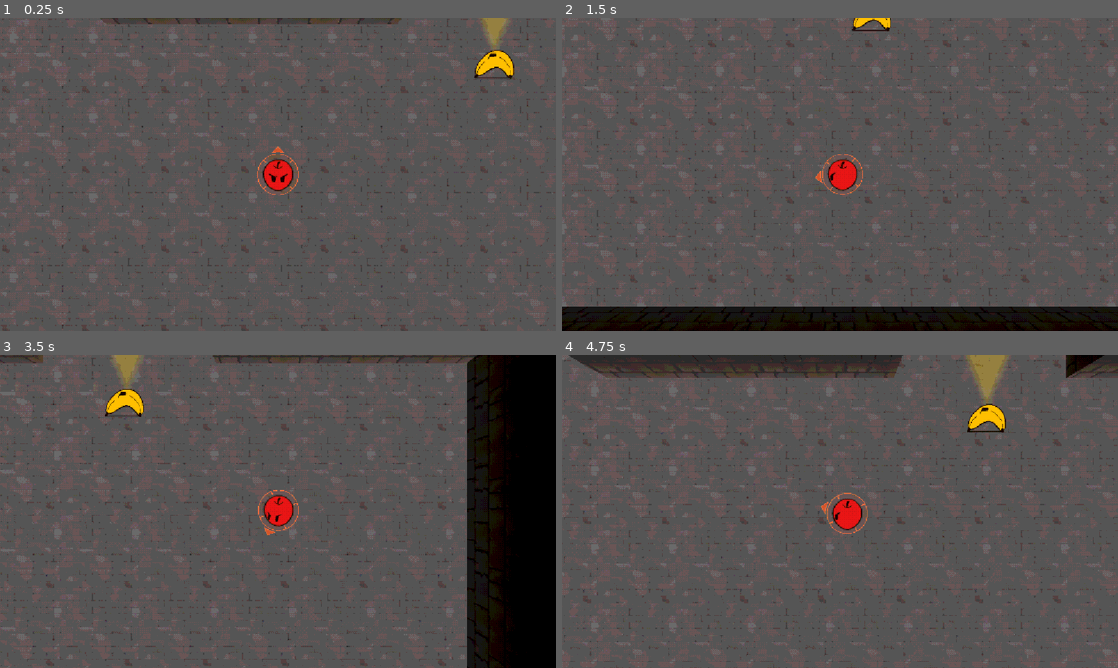
Above: before the commit, frames 1-4 (two rows, left to right).
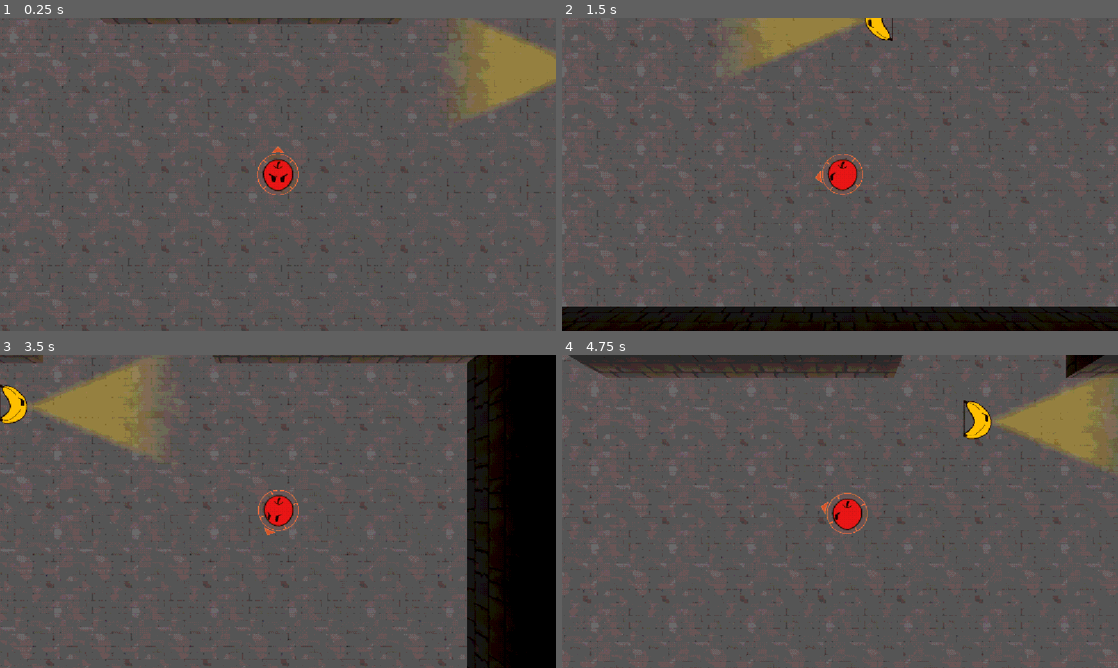
Above: after the commit, the same moments.

Repository: CasualShrub/arrow-head
Game: Godot game, scene res://scenes/levels/level_2.tscn
The game is run twice, just before and just after one commit, with the same random seed, the same clock (stepped at 60 frames per second) and the same inputs. This scene is started directly instead of the project's main scene. Sound files missing from this copy of the repository are replaced by a short silence.
Inputs (mouse positions are in pixels of both pictures, inside the frame that each line leads up to):
- Up to frame 1 (0.25 s): no input
- Up to frame 2 (1.5 s): tap Enter at 0.5 s; move the mouse to (962, 158) at 0.52 s; hold D (move_right) 0.53-1.28 s; hold Space (fire) 0.53-1.28 s; move the mouse to (728, 190) at 1.27 s; hold S (move_down) from 1.28 s (still down); tap Space (fire) at 1.35 s
- Up to frame 3 (3.5 s): move the mouse to (333, 442) at 2.02 s; release S (move_down) at 2.03 s; hold D (move_right) 2.03-2.78 s; hold Space (fire) 2.03-2.78 s; tap R at 2.1 s; move the mouse to (250, 574) at 2.77 s; hold W (move_up) from 2.78 s (still down); tap Space (fire) at 2.85 s
- Up to frame 4 (4.75 s): move the mouse to (1006, 558) at 3.52 s; release W (move_up) at 3.53 s; hold Space (fire) 3.53-4.28 s; hold A (move_left) from 3.53 s (still down); move the mouse to (673, 464) at 4.27 s; tap R at 4.35 s; tap Space (fire) at 4.55 s

The runs differ from the first frame. In frame 1, 3.1% of the frame differs, in the area x 82-100%, y 0-32%; in frame 2, 2.2%; in frame 3, 3.6%; in frame 4, 4.4%, in the area x 72-100%, y 0-36%.

Commit message:
lv 2 3 patrol changes

Diff:
--- a/scenes/levels/level_2.tscn
+++ b/scenes/levels/level_2.tscn
@@ -23,16 +23,25 @@
 transform = Transform3D(1, 0, 0, 0, 1, 0, 0, 0, 1, 18.24202, 0, 25.049774)
 
 [node name="fire" parent="SubViewportContainer/SubViewport/World/Enemies" parent_id_path=PackedInt32Array(1185931971) index="0" unique_id=568196954 instance=ExtResource("2_eqwef")]
-transform = Transform3D(1, 0, 0, 0, 1, 0, 0, 0, 1, 18.272142, -0.1609757, 11.22137)
+transform = Transform3D(-0.9818634, 0, -0.18958913, 0, 1, 0, 0.18958913, 0, -0.9818634, 18.708735, -0.1609757, 10.610923)
 
 [node name="frost" parent="SubViewportContainer/SubViewport/World/Enemies" parent_id_path=PackedInt32Array(1185931971) index="1" unique_id=96558035 instance=ExtResource("3_1shg3")]
-transform = Transform3D(1, 0, 0, 0, 1, 0, 0, 0, 1, 23.496803, 0, 22.46748)
+transform = Transform3D(1, 0, 0, 0, 1, 0, 0, 0, 1, 26.676058, 0, 22.46748)
+
+[node name="Marker3D2" type="Marker3D" parent="SubViewportContainer/SubViewport/World/Enemies/frost/PatrolPoints" parent_id_path=PackedInt32Array(96558035, 1646478367) index="1" unique_id=226739791]
+transform = Transform3D(1, 0, 0, 0, 1, 0, 0, 0, 1, -6.48831, 0, 0)
 
 [node name="frost2" parent="SubViewportContainer/SubViewport/World/Enemies" parent_id_path=PackedInt32Array(1185931971) index="2" unique_id=548100990 instance=ExtResource("3_1shg3")]
-transform = Transform3D(1, 0, 0, 0, 1, 0, 0, 0, 1, 18.360409, 0, 19.665695)
+transform = Transform3D(1, 0, 0, 0, 1, 0, 0, 0, 1, 22.134281, 0, 18.325718)
+
+[node name="Marker3D2" type="Marker3D" parent="SubViewportContainer/SubViewport/World/Enemies/frost2/PatrolPoints" parent_id_path=PackedInt32Array(548100990, 1646478367) index="1" unique_id=2031097009]
+transform = Transform3D(1, 0, 0, 0, 1, 0, 0, 0, 1, -8.073229, 0, 0)
 
 [node name="archer" parent="SubViewportContainer/SubViewport/World/Enemies" parent_id_path=PackedInt32Array(1185931971) index="3" unique_id=71488470 instance=ExtResource("5_l37oo")]
-transform = Transform3D(1, 0, 0, 0, 1, 0, 0, 0, 1, 25.094635, -0.19287515, 16.111437)
+transform = Transform3D(1, 0, 0, 0, 1, 0, 0, 0, 1, 25.094635, -0.19287515, 17.187084)
+
+[node name="Marker3D2" type="Marker3D" parent="SubViewportContainer/SubViewport/World/Enemies/archer/PatrolPoints" parent_id_path=PackedInt32Array(71488470, 1646478367) index="1" unique_id=368757522]
+transform = Transform3D(1, 0, 0, 0, 1, 0, 0, 0, 1, 0, 0, -6.0379105)
 
 [node name="Floor" parent="SubViewportContainer/SubViewport/World" parent_id_path=PackedInt32Array(1589957074) index="2" unique_id=1674034061]
 material = ExtResource("8_floor")
@@ -130,3 +139,7 @@
 collision_layer = 4
 size = Vector3(7.315172, 2.4925537, 0.9210205)
 material = SubResource("ShaderMaterial_brickfade")
+
+[editable path="SubViewportContainer/SubViewport/World/Enemies/frost"]
+[editable path="SubViewportContainer/SubViewport/World/Enemies/frost2"]
+[editable path="SubViewportContainer/SubViewport/World/Enemies/archer"]
--- a/scenes/levels/level_3.tscn
+++ b/scenes/levels/level_3.tscn
@@ -19,10 +19,16 @@
 transform = Transform3D(1, 0, 0, 0, 1, 0, 0, 0, 1, 4.7206564, 0, 34.657932)
 
 [node name="fire" parent="SubViewportContainer/SubViewport/World/Enemies" parent_id_path=PackedInt32Array(1185931971) index="0" unique_id=951565459 instance=ExtResource("3_fkk1g")]
-transform = Transform3D(1, 0, 0, 0, 1, 0, 0, 0, 1, 13.533726, 0, 25.801744)
+transform = Transform3D(1, 0, 0, 0, 1, 0, 0, 0, 1, 15.308413, 0, 25.801744)
+
+[node name="Marker3D2" type="Marker3D" parent="SubViewportContainer/SubViewport/World/Enemies/fire/PatrolPoints" parent_id_path=PackedInt32Array(951565459, 1646478367) index="1" unique_id=1176462868]
+transform = Transform3D(1, 0, 0, 0, 1, 0, 0, 0, 1, -4.977087, 0, 0)
 
 [node name="frost" parent="SubViewportContainer/SubViewport/World/Enemies" parent_id_path=PackedInt32Array(1185931971) index="1" unique_id=955806617 instance=ExtResource("4_ugcn1")]
-transform = Transform3D(1, 0, 0, 0, 1, 0, 0, 0, 1, 13.378733, 0, 28.688429)
+transform = Transform3D(1, 0, 0, 0, 1, 0, 0, 0, 1, 10.425558, 0, 28.688429)
+
+[node name="Marker3D2" type="Marker3D" parent="SubViewportContainer/SubViewport/World/Enemies/frost/PatrolPoints" parent_id_path=PackedInt32Array(955806617, 1646478367) index="1" unique_id=4839002]
+transform = Transform3D(1, 0, 0, 0, 1, 0, 0, 0, 1, 4.947959, 0, 0)
 
 [node name="spray" parent="SubViewportContainer/SubViewport/World/Enemies" parent_id_path=PackedInt32Array(1185931971) index="2" unique_id=71488470 instance=ExtResource("5_pimnq")]
 transform = Transform3D(1, 0, 0, 0, 1, 0, 0, 0, 1, 10.525992, 0, 32.87049)
@@ -34,16 +40,40 @@
 transform = Transform3D(1, 0, 0, 0, 1, 0, 0, 0, 1, 19.359884, 0, 15.086241)
 
 [node name="frost2" parent="SubViewportContainer/SubViewport/World/Enemies" parent_id_path=PackedInt32Array(1185931971) index="5" unique_id=1225890532 instance=ExtResource("4_ugcn1")]
-transform = Transform3D(1, 0, 0, 0, 1, 0, 0, 0, 1, 4.3819265, 0, 28.48721)
+transform = Transform3D(1, 0, 0, 0, 1, 0, 0, 0, 1, 4.735272, 0, 28.48721)
+
+[node name="Marker3D2" type="Marker3D" parent="SubViewportContainer/SubViewport/World/Enemies/frost2/PatrolPoints" parent_id_path=PackedInt32Array(1225890532, 1646478367) index="1" unique_id=305183650]
+transform = Transform3D(1, 0, 0, 0, 1, 0, 0, 0, 1, -1.4674339, 0, 0)
 
 [node name="fire2" parent="SubViewportContainer/SubViewport/World/Enemies" parent_id_path=PackedInt32Array(1185931971) index="6" unique_id=992214563 instance=ExtResource("3_fkk1g")]
-transform = Transform3D(1, 0, 0, 0, 1, 0, 0, 0, 1, 6.6696196, 0, 24.59525)
+transform = Transform3D(1, 0, 0, 0, 1, 0, 0, 0, 1, 7.1543865, 0, 24.59525)
+
+[node name="Marker3D2" type="Marker3D" parent="SubViewportContainer/SubViewport/World/Enemies/fire2/PatrolPoints" parent_id_path=PackedInt32Array(992214563, 1646478367) index="1" unique_id=1795377191]
+transform = Transform3D(1, 0, 0, 0, 1, 0, 0, 0, 1, -1.8012676, 0, 0)
 
 [node name="archer" parent="SubViewportContainer/SubViewport/World/Enemies" parent_id_path=PackedInt32Array(1185931971) index="7" unique_id=1949561034 instance=ExtResource("6_2bnyt")]
-transform = Transform3D(1, 0, 0, 0, 1, 0, 0, 0, 1, 6.9660487, -0.1922096, 18.965803)
+transform = Transform3D(1, 0, 0, 0, 1, 0, 0, 0, 1, 8.633387, -0.1922096, 19.38399)
+
+[node name="Marker3D2" type="Marker3D" parent="SubViewportContainer/SubViewport/World/Enemies/archer/PatrolPoints" parent_id_path=PackedInt32Array(1949561034, 1646478367) index="1" unique_id=1258351500]
+transform = Transform3D(1, 0, 0, 0, 1, 0, 0, 0, 1, -5.3362494, 0, 0)
+
+[node name="Marker3D3" type="Marker3D" parent="SubViewportContainer/SubViewport/World/Enemies/archer/PatrolPoints" parent_id_path=PackedInt32Array(1949561034, 1646478367) index="2" unique_id=256105171]
+transform = Transform3D(1, 0, 0, 0, 1, 0, 0, 0, 1, -5.3362494, 0, -4.7100563)
+
+[node name="Marker3D4" type="Marker3D" parent="SubViewportContainer/SubViewport/World/Enemies/archer/PatrolPoints" parent_id_path=PackedInt32Array(1949561034, 1646478367) index="3" unique_id=418480978]
+transform = Transform3D(1, 0, 0, 0, 1, 0, 0, 0, 1, -0.0016651154, 0, -4.7100563)
 
 [node name="archer2" parent="SubViewportContainer/SubViewport/World/Enemies" parent_id_path=PackedInt32Array(1185931971) index="8" unique_id=2023711144 instance=ExtResource("6_2bnyt")]
-transform = Transform3D(1, 0, 0, 0, 1, 0, 0, 0, 1, 6.528467, -0.14746892, 15.242116)
+transform = Transform3D(1, 0, 0, 0, 1, 0, 0, 0, 1, 3.6608362, -0.14746892, 15.0087385)
+
+[node name="Marker3D2" type="Marker3D" parent="SubViewportContainer/SubViewport/World/Enemies/archer2/PatrolPoints" parent_id_path=PackedInt32Array(2023711144, 1646478367) index="1" unique_id=1746851764]
+transform = Transform3D(1, 0, 0, 0, 1, 0, 0, 0, 1, 4.8338146, 0, 0)
+
+[node name="Marker3D3" type="Marker3D" parent="SubViewportContainer/SubViewport/World/Enemies/archer2/PatrolPoints" parent_id_path=PackedInt32Array(2023711144, 1646478367) index="2" unique_id=73269436]
+transform = Transform3D(1, 0, 0, 0, 1, 0, 0, 0, 1, 4.8338146, 0, 4.3076563)
+
+[node name="Marker3D4" type="Marker3D" parent="SubViewportContainer/SubViewport/World/Enemies/archer2/PatrolPoints" parent_id_path=PackedInt32Array(2023711144, 1646478367) index="3" unique_id=1148494343]
+transform = Transform3D(1, 0, 0, 0, 1, 0, 0, 0, 1, -0.31773233, 0, 4.3076563)
 
 [node name="CameraPivot" parent="SubViewportContainer/SubViewport/World" parent_id_path=PackedInt32Array(1589957074) index="3" unique_id=1563753267]
 transform = Transform3D(1, 0, 0, 0, -4.371139e-08, 1, 0, -1, -4.371139e-08, 4.7206564, 3.7000048, 34.657932)
@@ -153,3 +183,11 @@
 collision_layer = 4
 size = Vector3(0.9604149, 5.5875854, 6.239602)
 material = SubResource("ShaderMaterial_n6eey")
+
+[editable path="SubViewportContainer/SubViewport/World/Enemies/fire"]
+[editable path="SubViewportContainer/SubViewport/World/Enemies/frost"]
+[editable path="SubViewportContainer/SubViewport/World/Enemies/spray"]
+[editable path="SubViewportContainer/SubViewport/World/Enemies/frost2"]
+[editable path="SubViewportContainer/SubViewport/World/Enemies/fire2"]
+[editable path="SubViewportContainer/SubViewport/World/Enemies/archer"]
+[editable path="SubViewportContainer/SubViewport/World/Enemies/archer2"]
Not shown: 1 places in scenes/levels/level_2.tscn that only renumber resources
Not shown: 1 places in scenes/levels/level_3.tscn that only renumber resources
